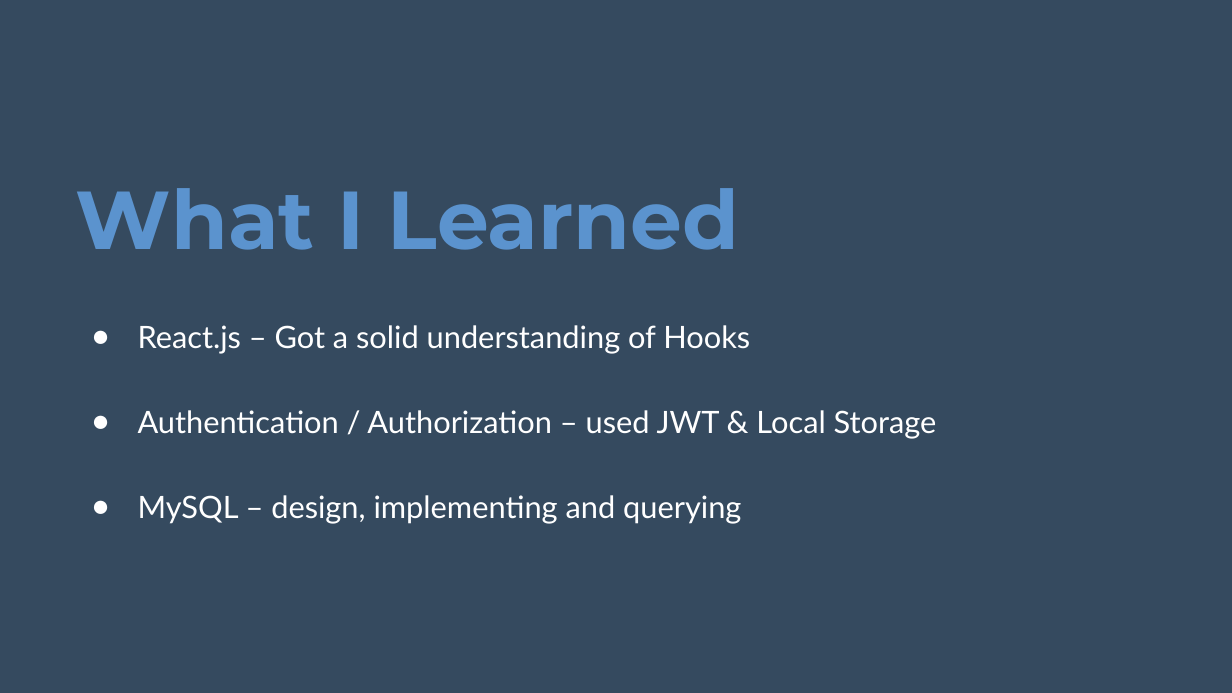
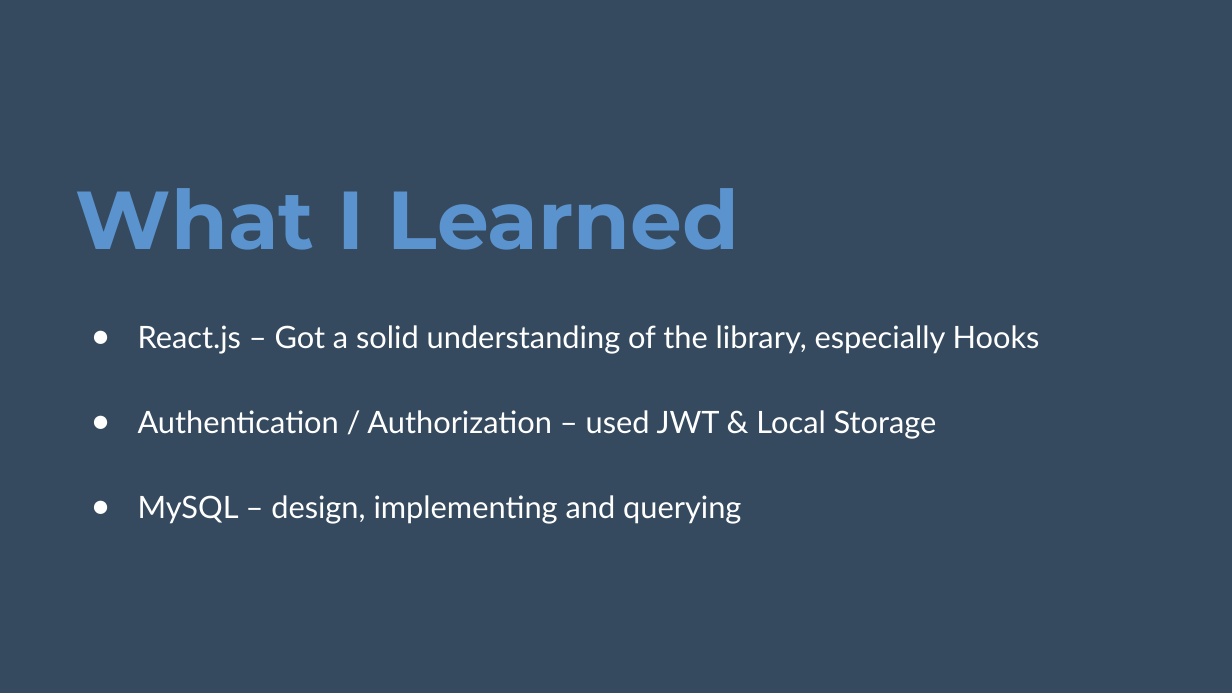
Before and after one commit to Spencer30/liftoff-assignments, a slide deck: slide 8 of P6-Project_Presentation/bowling-buddy presentation.pptx. Drawn at 1232x693 pixels with LibreOffice and Linux fonts; fonts in the diff are those of the drawing; background and template pictures are left out. Boxes give left, top, right and bottom in pixels: in the first picture for what was removed or moved away, otherwise in the second. Text is boxed around its words. In the diff, an @@ line names an element or a change of style, - is before the commit and + after.

```diff
--- a/P6-Project_Presentation/bowling-buddy presentation.pptx
+++ b/P6-Project_Presentation/bowling-buddy presentation.pptx
@@ text at (138,325,1040,354): text changed @@
-● React.js – Got a solid understanding of Hooks
+● React.js – Got a solid understanding of the library, especially Hooks
```
Also in this commit, not shown: 3 other slides changed.
